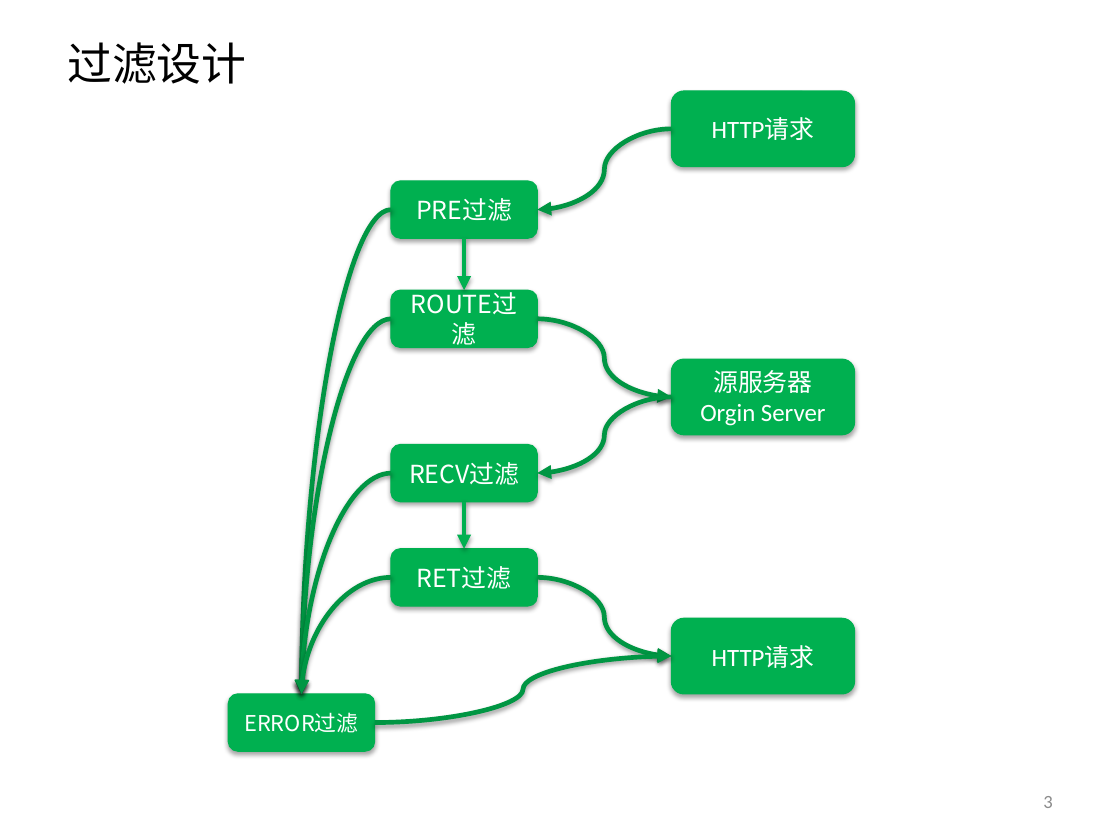
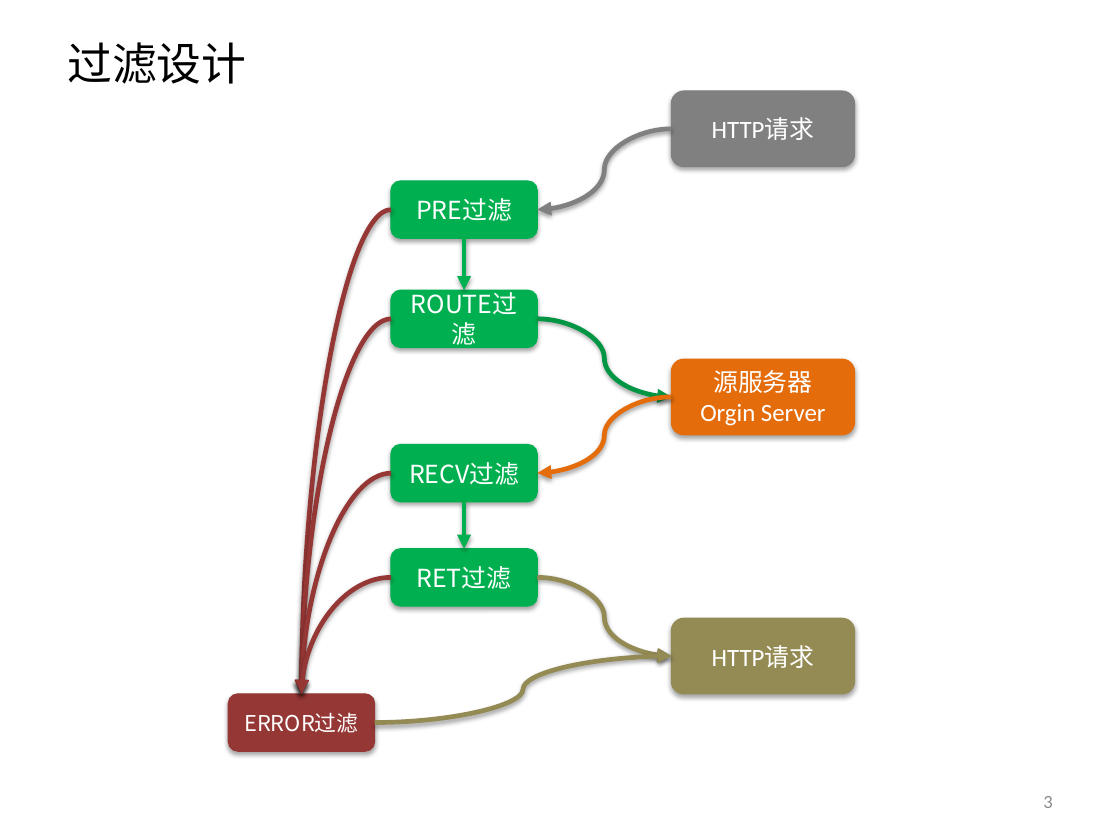
Before and after one commit to tyxing007/nerver, a slide deck: slide 3 of docs/Nerver_设计方案_V1.0.pptx. Drawn at 1120x840 pixels with LibreOffice and Linux fonts; fonts in the diff are those of the drawing. Boxes give left, top, right and bottom in pixels: in the first picture for what was removed or moved away, otherwise in the second. Text is boxed around its words. In the diff, an @@ line names an element or a change of style, - is before the commit and + after.

Commit message:
过滤设计方案

```diff
--- a/docs/Nerver_设计方案_V1.0.pptx
+++ b/docs/Nerver_设计方案_V1.0.pptx
@@ rounded rectangle "HTTP请求" at <box>671,91,855,167</box>: fill #00B050 to #808080; outline #00B050 0.75 pt to #808080 0.75 pt @@
@@ curved arrow (671, 129) - (538, 209): stroke #009643 3 pt to #808080 3 pt @@
@@ curved arrow (391, 209) - (301, 694): stroke #009643 3 pt to #953735 3 pt @@
@@ curved arrow (391, 319) - (301, 694): stroke #009643 3 pt to #953735 3 pt @@
@@ rounded rectangle "源服务器" at <box>671,360,855,436</box>: fill #00B050 to #E46C0A; outline #00B050 0.75 pt to #E46C0A 0.75 pt @@
@@ curved arrow (671, 396) - (538, 473): stroke #009643 3 pt to #E46C0A 3 pt @@
@@ curved arrow (391, 473) - (301, 694): stroke #009643 3 pt to #953735 3 pt @@
@@ curved arrow (391, 578) - (301, 694): stroke #009643 3 pt to #953735 3 pt @@
@@ curved arrow (538, 578) - (671, 656): stroke #009643 3 pt to #948A54 3 pt @@
@@ rounded rectangle "HTTP请求" at <box>671,618,855,694</box>: fill #00B050 to #948A54; outline #00B050 0.75 pt to #948A54 0.75 pt @@
@@ curved arrow (374, 722) - (671, 656): stroke #009643 3 pt to #948A54 3 pt @@
@@ rounded rectangle "ERROR过滤" at <box>228,694,375,752</box>: fill #00B050 to #953735; outline #00B050 0.75 pt to #953735 0.75 pt @@
```
Also in this commit, not shown: 1 other file.
